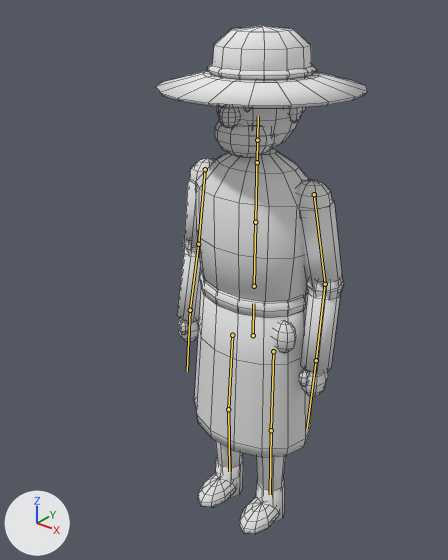
The FBX model Assets/_Project/Art/NPC/NPC_KoyluErkek.fbx as it was, and as the next commit left it.
Camera for both pictures: a 50 mm camera at (1.1, -1.539, 1.908) aimed at (-0.048, -0.103, 1.017). Lighting does not change. The marker at lower left points along +X, +Y and +Z. The older version comes first. The bones that change, and the others that lie on the model, are drawn over the model as lines. Mesh edges are drawn as thin lines.

Names of what the first picture shows: 'NPC_KoyluErkek_Govde'.
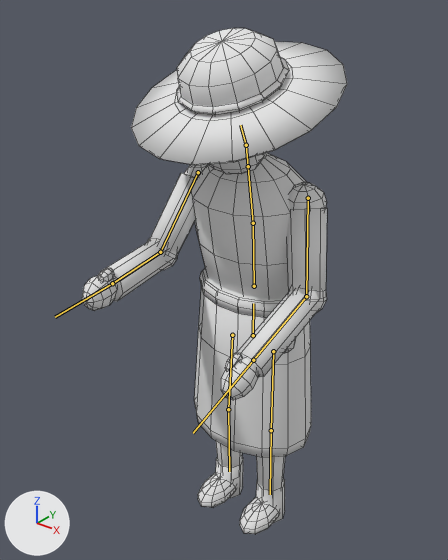
The newer file adds an action. The first version stands in its rest pose; the second is drawn at frame 14 of the action 'KoyluErkek_Calis_Dongu'.

The change, as a diff of the scene's bpy script:
```diff
--- a/Assets/_Project/Art/NPC/NPC_KoyluErkek.fbx.py
+++ b/Assets/_Project/Art/NPC/NPC_KoyluErkek.fbx.py
@@ bone_omurga @@
 bone_omurga = bpy.data.objects['NPC_KoyluErkek'].pose.bones['Omurga']  # child of 'Kalca'
-bone_omurga.rotation_quaternion = (1.0, 0.0, 0.0, 0.0)  # degrees (0, 0, 0)
+bone_omurga.rotation_quaternion = (1.0, 0.026, 0.0, 0.0)  # degrees (3, 0, 0)
@@ bone_gogus @@
 bone_gogus = bpy.data.objects['NPC_KoyluErkek'].pose.bones['Gogus']  # child of 'Omurga'
-bone_gogus.rotation_quaternion = (1.0, 0.0, 0.0, 0.0)  # degrees (0, 0, 0)
+bone_gogus.rotation_quaternion = (0.998, 0.061, 0.0, 0.0)  # degrees (7, 0, 0)
@@ bone_bas @@
 bone_bas = bpy.data.objects['NPC_KoyluErkek'].pose.bones['Bas']  # child of 'Boyun'
-bone_bas.rotation_quaternion = (1.0, 0.0, 0.0, 0.0)  # degrees (0, 0, 0)
+bone_bas.rotation_quaternion = (0.992, 0.122, 0.034, -0.004)  # degrees (14, 4, 0)
@@ bone_kol_ust_sol @@
 bone_kol_ust_sol = bpy.data.objects['NPC_KoyluErkek'].pose.bones['Kol_Ust_Sol']  # child of 'Gogus'
-bone_kol_ust_sol.rotation_quaternion = (1.0, 0.0, 0.0, 0.0)  # degrees (0, 0, 0)
+bone_kol_ust_sol.rotation_quaternion = (0.972, -0.224, 0.016, -0.068)  # degrees (-26, 0, -8)
@@ bone_kol_alt_sol @@
 bone_kol_alt_sol = bpy.data.objects['NPC_KoyluErkek'].pose.bones['Kol_Alt_Sol']  # child of 'Kol_Ust_Sol'
-bone_kol_alt_sol.rotation_quaternion = (1.0, 0.0, 0.0, 0.0)  # degrees (0, 0, 0)
+bone_kol_alt_sol.rotation_quaternion = (0.94, -0.342, 0.0, 0.0)  # degrees (-40, 0, 0)
@@ bone_kol_ust_sag @@
 bone_kol_ust_sag = bpy.data.objects['NPC_KoyluErkek'].pose.bones['Kol_Ust_Sag']  # child of 'Gogus'
-bone_kol_ust_sag.rotation_quaternion = (1.0, 0.0, 0.0, 0.0)  # degrees (0, 0, 0)
+bone_kol_ust_sag.rotation_quaternion = (0.905, -0.421, -0.024, 0.052)  # degrees (-50, 0, 7)
@@ bone_kol_alt_sag @@
 bone_kol_alt_sag = bpy.data.objects['NPC_KoyluErkek'].pose.bones['Kol_Alt_Sag']  # child of 'Kol_Ust_Sag'
-bone_kol_alt_sag.rotation_quaternion = (1.0, 0.0, 0.0, 0.0)  # degrees (0, 0, 0)
+bone_kol_alt_sag.rotation_quaternion = (0.933, -0.359, 0.0, 0.0)  # degrees (-42, 0, 0)
@@ bone_el_sag @@
 bone_el_sag = bpy.data.objects['NPC_KoyluErkek'].pose.bones['El_Sag']  # child of 'Kol_Alt_Sag'
-bone_el_sag.rotation_quaternion = (1.0, 0.0, 0.0, 0.0)  # degrees (0, 0, 0)
+bone_el_sag.rotation_quaternion = (0.998, -0.07, 0.0, 0.0)  # degrees (-8, 0, 0)
```

Where the change shows, as pixel boxes [x1, y1, x2, y2] in the pictures (448 x 560 px):
'NPC_KoyluErkek_Govde', posed (24% wider): before [155, 26, 368, 534]; after [82, 28, 347, 534]
bone 'Omurga', root to tip: before (254, 286) to (255, 222); after (254, 286) to (253, 223)
bone 'Gogus', root to tip: before (255, 222) to (257, 151); after (253, 223) to (247, 155)
bone 'Bas', root to tip: before (257, 140) to (258, 116); after (246, 145) to (240, 125)
bone 'Kol_Ust_Sol', root to tip: before (314, 194) to (325, 284); after (308, 198) to (306, 296)
bone 'Kol_Alt_Sol', root to tip: before (325, 284) to (316, 360); after (306, 296) to (253, 360)
bone 'Kol_Ust_Sag', root to tip: before (205, 169) to (198, 244); after (198, 172) to (160, 252)
bone 'Kol_Alt_Sag', root to tip: before (198, 244) to (190, 310); after (160, 252) to (112, 283)
bone 'El_Sag', root to tip: before (190, 310) to (187, 371); after (112, 283) to (55, 317)
